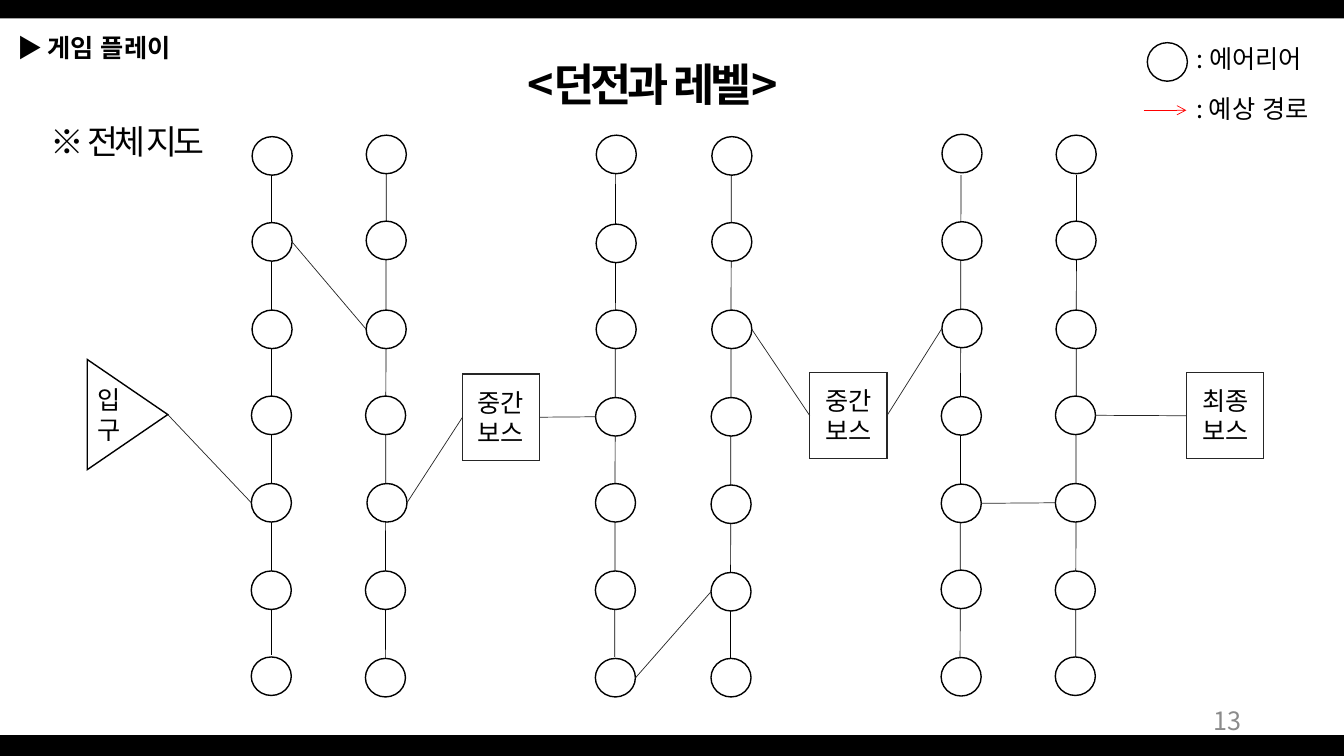
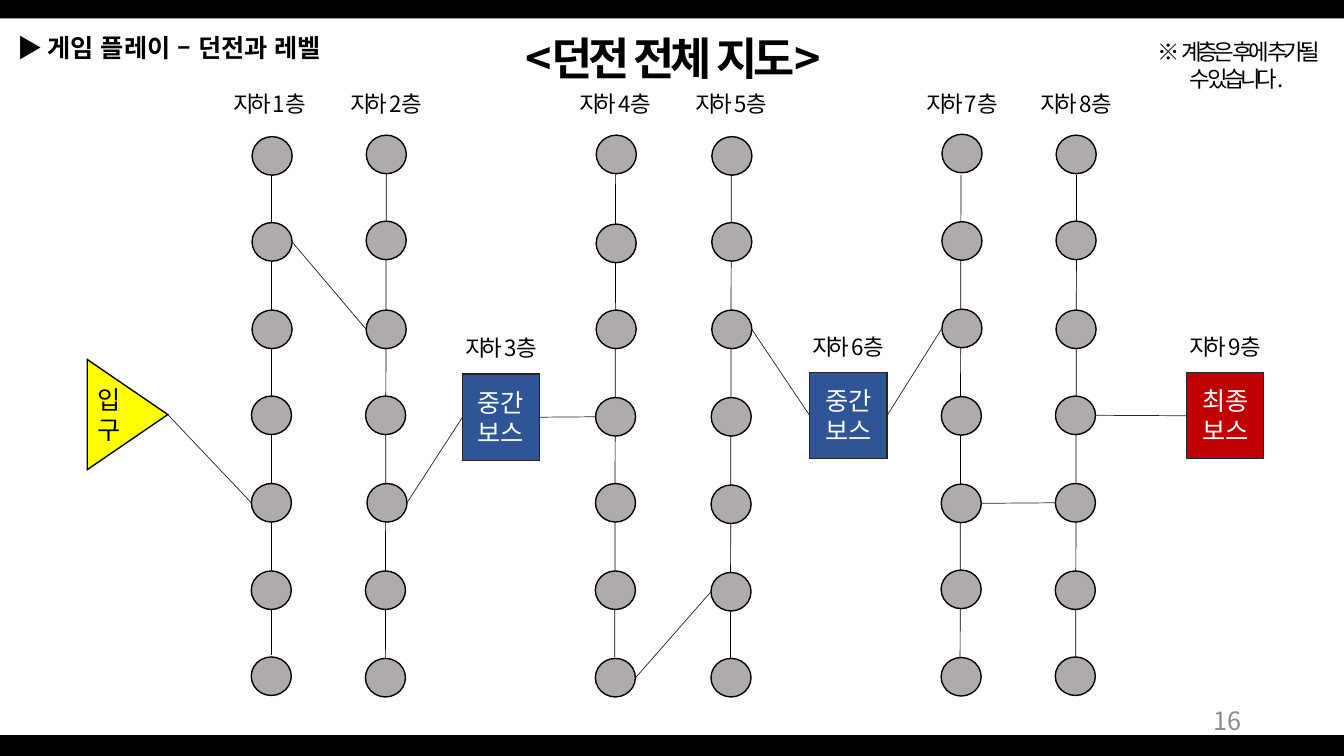
Before and after one commit to Bumizi/GameDesign, a slide deck: slide 16 of 2018 동계방학 기획자 특훈/Dungeon Tamer_190107.pptx (slide 13 before the commit). Drawn at 1344x756 pixels with LibreOffice and Linux fonts; fonts in the diff are those of the drawing. Boxes give left, top, right and bottom in pixels: in the first picture for what was removed or moved away, otherwise in the second. Text is boxed around its words. In the diff, an @@ line names an element or a change of style, - is before the commit and + after.

Commit message:
Dungeon Tamer 7차
제안서 7차
-슬라이드 목차 수정
-던전 레벨 디자인 추가 및 수정

```diff
--- a/2018 동계방학 기획자 특훈/Dungeon Tamer_190107.pptx
+++ b/2018 동계방학 기획자 특훈/Dungeon Tamer_190107.pptx
@@ text at (x1=47, y1=36, x2=321, y2=60): text changed @@
-▶ 게임 플레이
+▶ 게임 플레이 – 던전과 레벨
@@ text at (x1=525, y1=37, x2=821, y2=79): text changed @@
-<던전과 레벨>
+<던전 전체 지도>
@@ ellipse removed at (x1=1147, y1=42, x2=1188, y2=81) @@
@@ text added at (x1=1181, y1=41, x2=1320, y2=89), 16 pt, text #000000 @@
+※ 계층은 후에 추가될 수 있습니다.
@@ text removed at (x1=1209, y1=47, x2=1302, y2=70) @@
-: 에어리어
@@ text added at (x1=234, y1=93, x2=306, y2=114), 16 pt, text #000000 @@
+지하 1층
@@ text added at (x1=350, y1=93, x2=422, y2=114), 16 pt, text #000000 @@
+지하 2층
@@ text added at (x1=580, y1=93, x2=652, y2=114), 16 pt, text #000000 @@
+지하 4층
@@ text added at (x1=695, y1=93, x2=767, y2=114), 16 pt, text #000000 @@
+지하 5층
@@ text added at (x1=926, y1=93, x2=998, y2=114), 16 pt, text #000000 @@
+지하 7층
@@ text added at (x1=1040, y1=93, x2=1112, y2=114), 16 pt, text #000000 @@
+지하 8층
@@ arrow removed from (1144, 110) to (1187, 110) @@
@@ text removed at (x1=1209, y1=97, x2=1308, y2=120) @@
-: 예상 경로
@@ text removed at (x1=88, y1=126, x2=204, y2=157) @@
-※ 전체 지도
@@ triangle "입구" at (x1=87, y1=359, x2=168, y2=469): fill #FFFFFF to #FFFF00 @@
@@ text added at (x1=465, y1=337, x2=537, y2=358), 16 pt, text #000000 @@
+지하 3층
@@ text added at (x1=812, y1=336, x2=884, y2=357), 16 pt, text #000000 @@
+지하 6층
@@ text added at (x1=1189, y1=336, x2=1261, y2=357), 16 pt, text #000000 @@
+지하 9층
@@ rectangle "중간" at (x1=463, y1=374, x2=539, y2=460): text colour #000000 to #FFFFFF; fill #FFFFFF to #2F5597 @@
@@ rectangle "중간" at (x1=810, y1=373, x2=886, y2=459): text colour #000000 to #FFFFFF; fill #FFFFFF to #2F5597 @@
@@ rectangle "최종" at (x1=1187, y1=373, x2=1263, y2=459): text colour #000000 to #FFFFFF; fill #FFFFFF to #C00000 @@
@@ fill #FFFFFF to #AFABAB in 42 elements at (x1=251, y1=396, x2=291, y2=435), (x1=252, y1=311, x2=292, y2=349), (x1=252, y1=223, x2=292, y2=261), (x1=252, y1=137, x2=292, y2=175), (x1=251, y1=657, x2=291, y2=696), (x1=251, y1=571, x2=291, y2=609), (x1=251, y1=484, x2=291, y2=522), (x1=366, y1=396, x2=406, y2=435), (x1=366, y1=311, x2=406, y2=349), (x1=366, y1=221, x2=406, y2=259), (x1=366, y1=135, x2=406, y2=173), (x1=366, y1=658, x2=406, y2=697), (x1=366, y1=571, x2=406, y2=609), (x1=367, y1=484, x2=407, y2=522), (x1=596, y1=397, x2=636, y2=436), (x1=596, y1=311, x2=636, y2=349), (x1=596, y1=224, x2=636, y2=262), (x1=597, y1=135, x2=637, y2=173), (x1=596, y1=658, x2=636, y2=697), (x1=596, y1=571, x2=636, y2=609), (x1=596, y1=484, x2=636, y2=522), (x1=712, y1=397, x2=752, y2=436), (x1=712, y1=311, x2=752, y2=349), (x1=712, y1=223, x2=752, y2=261), (x1=712, y1=137, x2=752, y2=175), (x1=711, y1=658, x2=751, y2=697), (x1=711, y1=573, x2=751, y2=611), (x1=711, y1=485, x2=751, y2=523), (x1=942, y1=396, x2=982, y2=435), (x1=942, y1=310, x2=982, y2=348), (x1=942, y1=222, x2=982, y2=260), (x1=943, y1=134, x2=983, y2=172), (x1=942, y1=657, x2=982, y2=696), (x1=942, y1=571, x2=982, y2=609), (x1=942, y1=484, x2=982, y2=522), (x1=1056, y1=396, x2=1096, y2=435), (x1=1057, y1=311, x2=1097, y2=349), (x1=1057, y1=221, x2=1097, y2=259), (x1=1057, y1=135, x2=1097, y2=173), (x1=1056, y1=657, x2=1096, y2=696), (x1=1056, y1=571, x2=1096, y2=609), (x1=1056, y1=484, x2=1096, y2=522) @@
@@ page number at (x1=1213, y1=711, x2=1241, y2=737): text changed @@
-13
+16
```
Also in this commit, not shown: 11 other slides changed, 11 slides added.
